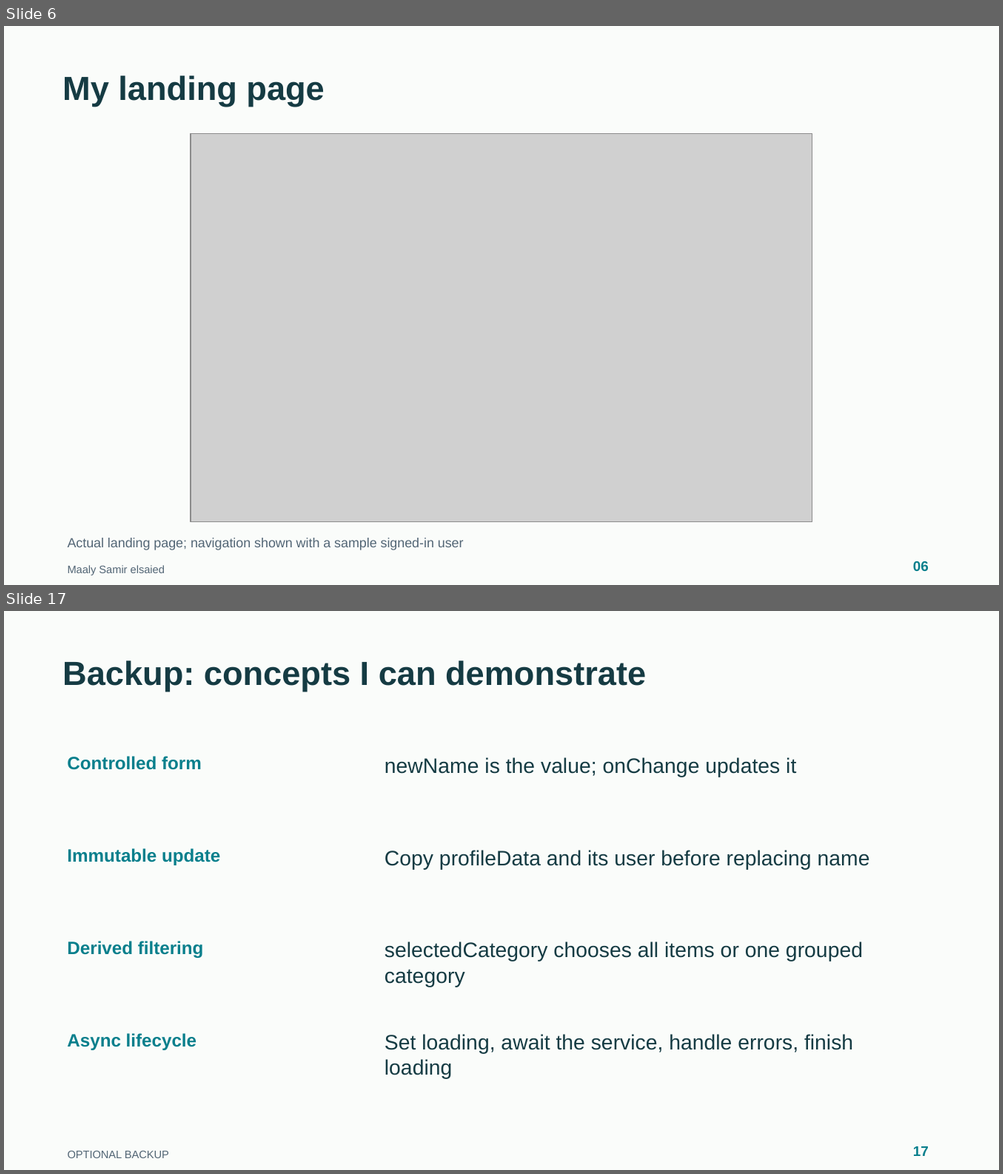
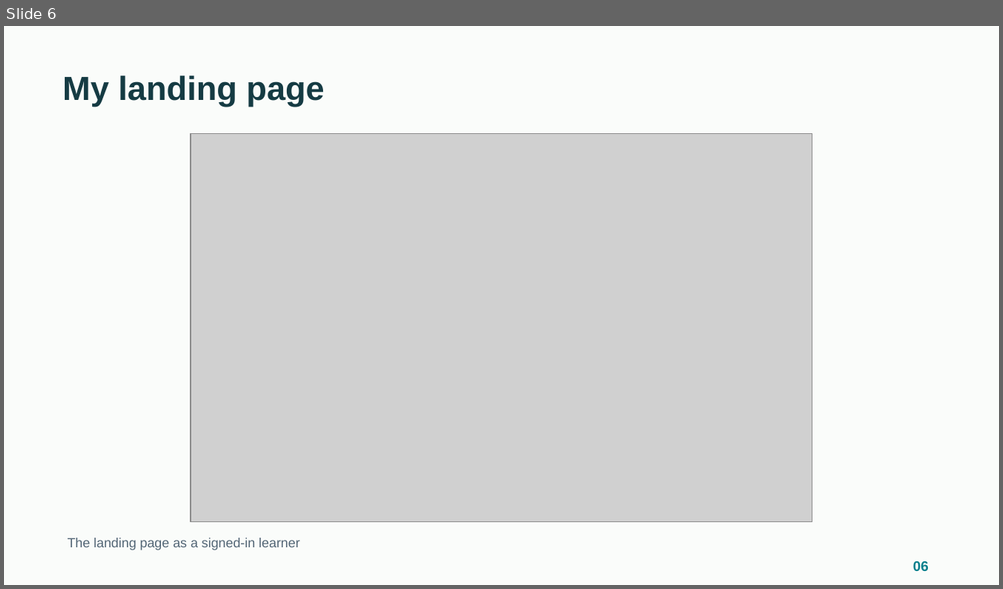
Before and after one commit to Saif-eldin-Ahmed-Helmy/Interactive-Learning-Platform, a slide deck: output/discussion/Maaly-DEPI-Discussion.pptx. Shown one above the other, each under a label of ours: slides 6 and 17 before the commit, slide 6 after it; the slides between them are not shown. The pictures are 1003x1174 and 1003x589 pixels, drawn with LibreOffice and Linux fonts; fonts in the diff are those of the drawing; grey boxes stand for pictures. Boxes give left, top, right and bottom in pixels: in the first picture for what was removed or moved away, otherwise in the second. Text is boxed around its words. In the diff, an @@ line names an element or a change of style, - is before the commit and + after.

```diff
--- a/output/discussion/Maaly-DEPI-Discussion.pptx
+++ b/output/discussion/Maaly-DEPI-Discussion.pptx
@@ slide 17 removed at (x1=4, y1=611, x2=999, y2=1170), background #FAFCFA @@
@@ text removed at (x1=62, y1=661, x2=646, y2=692) @@
-Backup: concepts I can demonstrate
@@ text removed at (x1=67, y1=756, x2=202, y2=770) @@
-Controlled form
@@ text removed at (x1=384, y1=758, x2=796, y2=777) @@
-newName is the value; onChange updates it
@@ text removed at (x1=67, y1=849, x2=220, y2=866) @@
-Immutable update
@@ text removed at (x1=384, y1=850, x2=870, y2=869) @@
-Copy profileData and its user before replacing name
@@ text removed at (x1=67, y1=941, x2=204, y2=958) @@
-Derived filtering
@@ text removed at (x1=384, y1=942, x2=862, y2=987) @@
-selectedCategory chooses all items or one grouped category
@@ text removed at (x1=67, y1=1034, x2=196, y2=1051) @@
-Async lifecycle
@@ text removed at (x1=384, y1=1034, x2=853, y2=1079) @@
-Set loading, await the service, handle errors, finish loading
@@ text removed at (x1=68, y1=1151, x2=169, y2=1159) @@
-OPTIONAL BACKUP
@@ text removed at (x1=913, y1=1147, x2=928, y2=1156) @@
-17
@@ slide 6 changed as well @@
@@ text at (x1=68, y1=538, x2=300, y2=551): text changed @@
-Actual landing page; navigation shown with a sample signed-in user
+The landing page as a signed-in learner
@@ text removed at (x1=68, y1=565, x2=165, y2=576) @@
-Maaly Samir elsaied
```
Also in this commit, not shown: 6 other slides changed, 2 slides added, 9 other slides removed, 7 other files.
